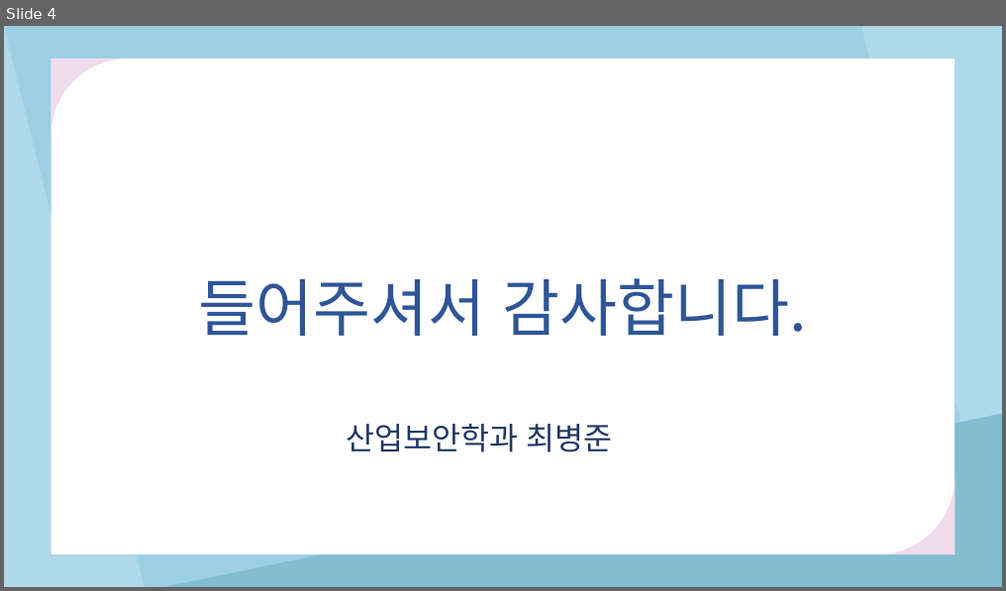
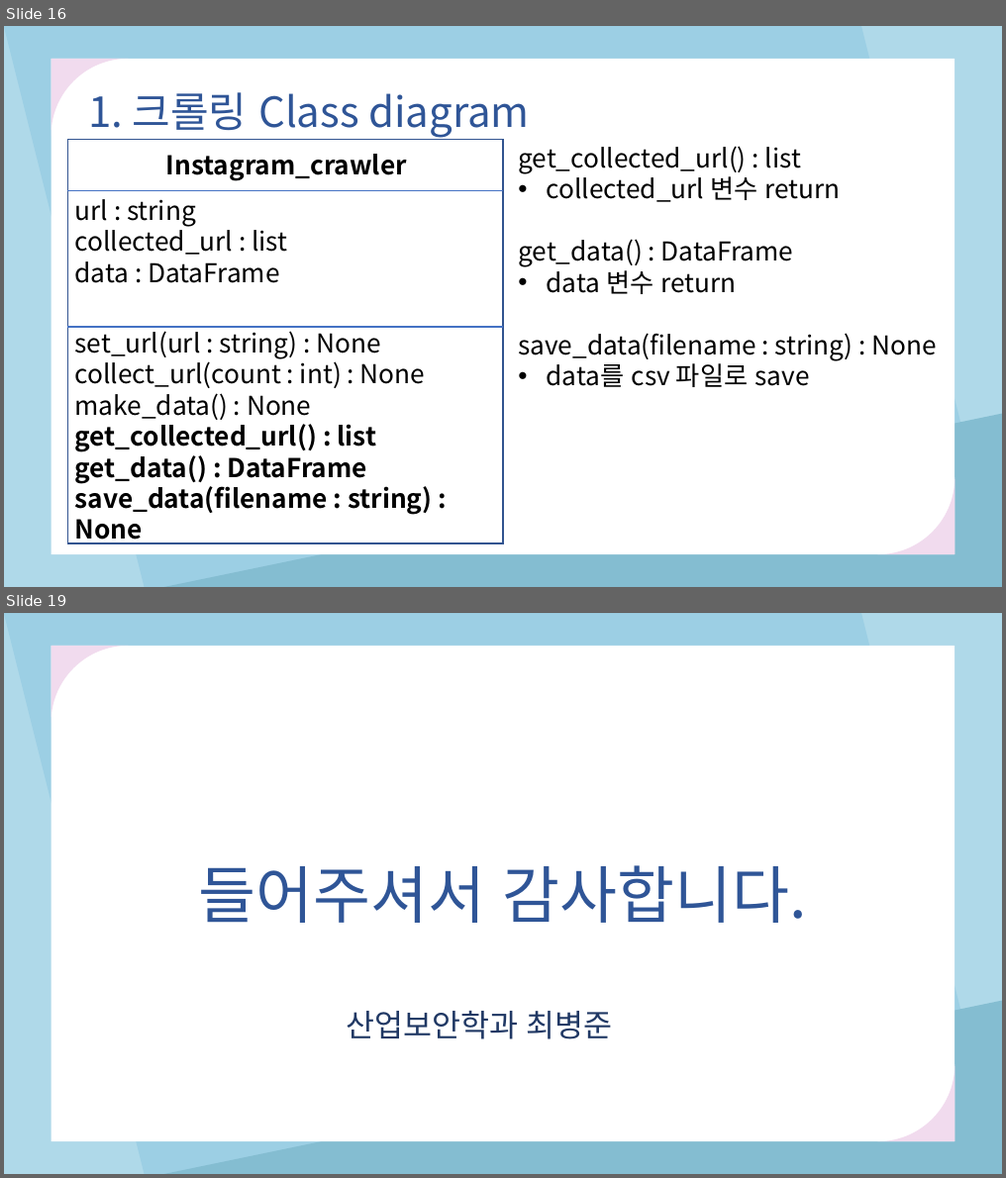
Before and after one commit to tjdghks994/instagram_crawler, a slide deck: 학부연구생발표(200131).pptx. Shown one above the other, each under a label of ours: slide 4 before the commit, slides 16 and 19 after it; the slides between them are not shown. The pictures are 1006x591 and 1006x1178 pixels, drawn with LibreOffice and Linux fonts; fonts in the diff are those of the drawing. Boxes give left, top, right and bottom in pixels: in the first picture for what was removed or moved away, otherwise in the second. Text is boxed around its words. In the diff, an @@ line names an element or a change of style, - is before the commit and + after.

```diff
--- a/학부연구생발표(200131).pptx
+++ b/학부연구생발표(200131).pptx
@@ slide 16 added at <box>4,26,1002,587</box>, background #FFFFFF @@
@@ rectangle added at <box>4,26,1002,587</box>, fill #AFD9E9, outline #AFD9E9 1 pt @@
@@ parallelogram added at <box>4,26,1002,587</box>, fill #9CCFE4 @@
@@ rectangle added at <box>52,59,954,555</box>, fill #FFFFFF @@
@@ freeform shape added at <box>52,59,129,135</box>, fill #F1DBEE @@
@@ text added at <box>88,92,529,138</box>, 40 pt, text #2F5597 @@
+1. 크롤링 Class diagram
@@ text added at <box>518,146,937,387</box>, 25 pt, text #000000 @@
+get_collected_url() : list
+• collected_url 변수 return
+get_data() : DataFrame
+• data 변수 return
+save_data(filename : string) : None
+• data를 csv 파일로 save
@@ group added at <box>67,139,503,545</box>: 3 texts, 2 lines, 1 rectangle @@
+Instagram_crawler
+url : string
+collected_url : list
+data : DataFrame
+set_url(url : string) : None
+collect_url(count : int) : None
+make_data() : None
+get_collected_url() : list
+get_data() : DataFrame
+save_data(filename : string) : None
@@ right triangle added at <box>164,414,1002,587</box>, fill #84BDD1 @@
@@ freeform shape added at <box>877,477,954,555</box>, fill #F1DBEE @@
@@ what was slide 4 is now slide 19 @@
```
Also in this commit, not shown: 1 slide changed, 14 other slides added, 2 other files.
